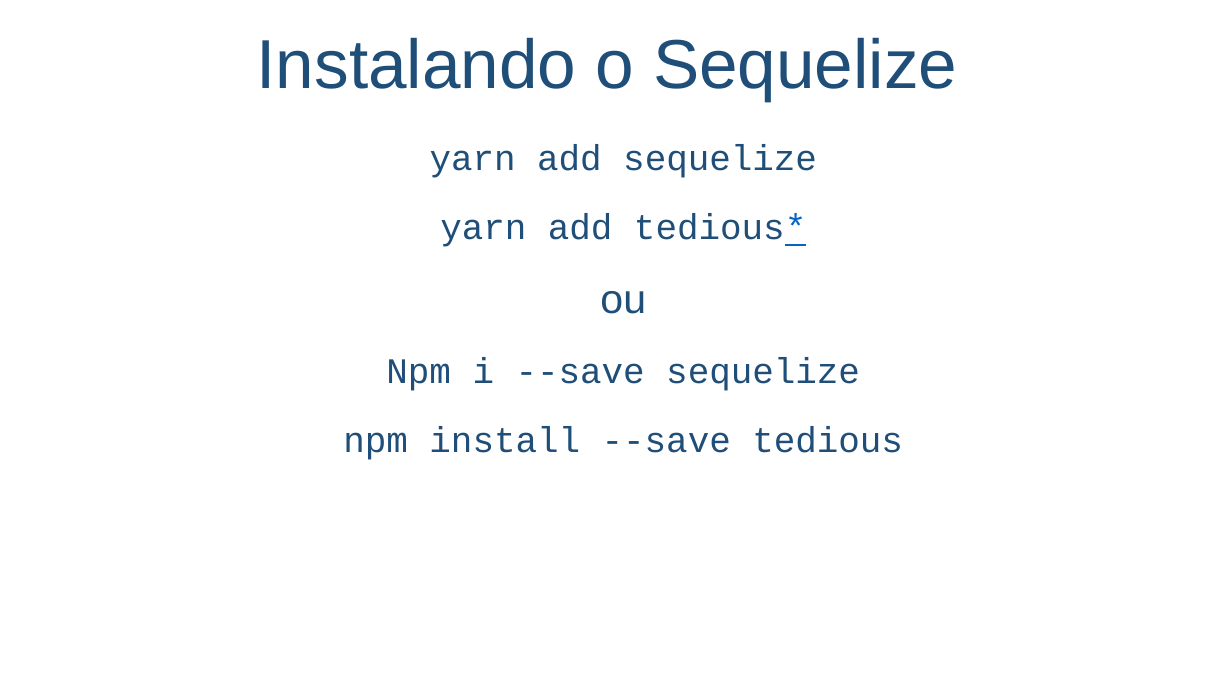
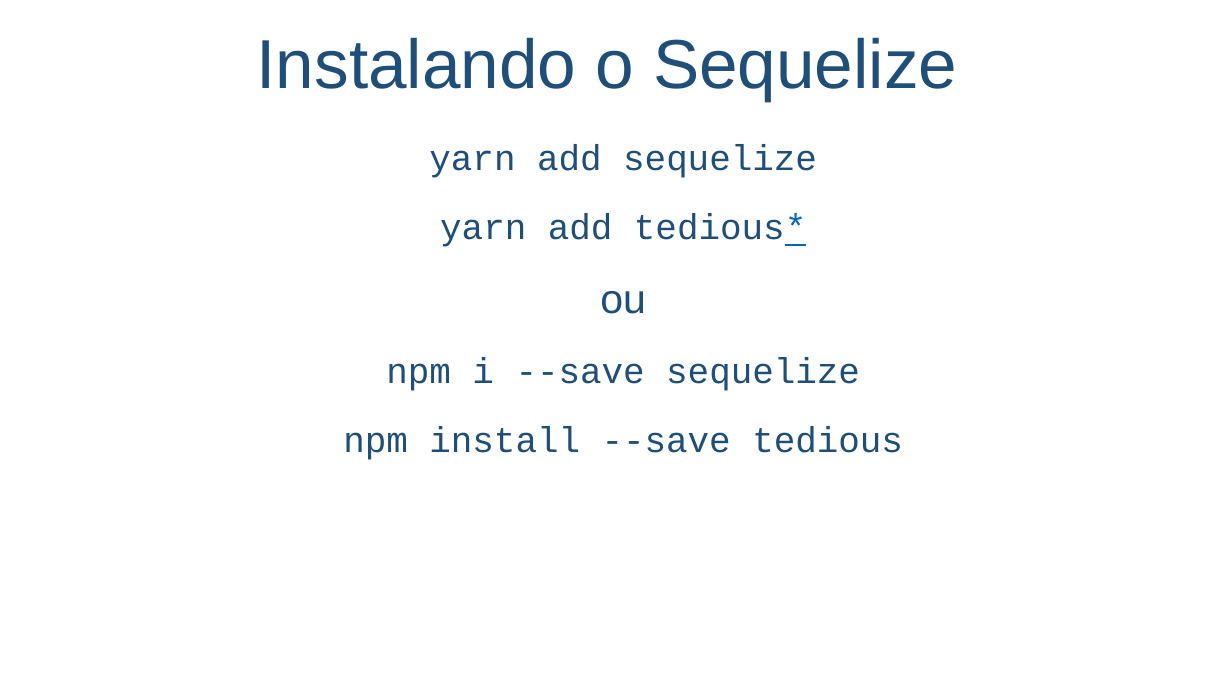
Before and after one commit to salmo-jr/public-slides, a slide deck: slide 37 of node-js.pptx. Drawn at 1232x693 pixels with LibreOffice and Linux fonts; fonts in the diff are those of the drawing; background and template pictures are left out. Boxes give left, top, right and bottom in pixels: in the first picture for what was removed or moved away, otherwise in the second. Text is boxed around its words. In the diff, an @@ line names an element or a change of style, - is before the commit and + after.

Commit message:
update slides

```diff
--- a/node-js.pptx
+++ b/node-js.pptx
@@ text at <box>386,358,860,391</box>: text changed @@
-Npm i --save sequelize
+npm i --save sequelize
```
Also in this commit, not shown: 3 other slides changed, 4 slides added.
